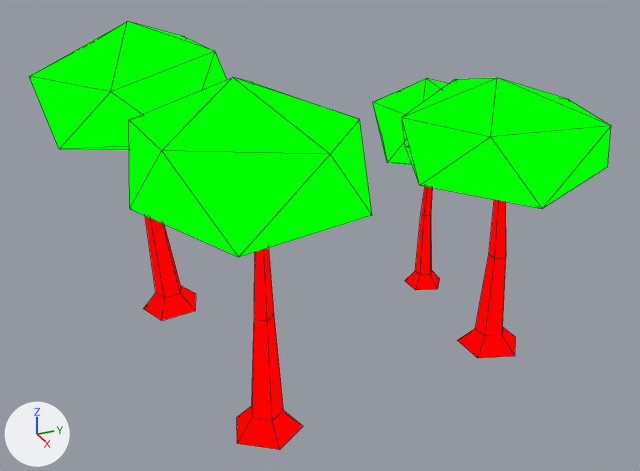
Two versions of the Blender file source/dream_gen/props/trees.blend, one commit apart.
The view is the same before and after, from a 50 mm camera at (29.6, -13.2, 20.0) aimed at (0.8, -0.2, 5.6). Lighting does not change. The marker at lower left points along +X, +Y and +Z. Mesh edges are drawn as thin lines.

Names of what the first picture shows: 'trees'.
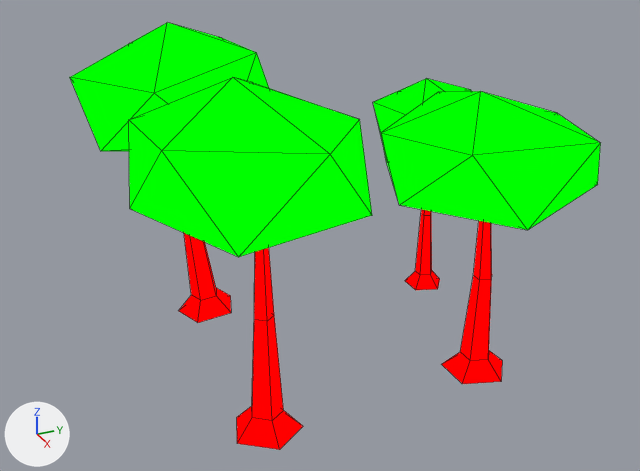
Location of each change, (x1, y1, x2, y2) in pixels of the pictures (640 x 471 px; the box of a moved part takes in the faces that stretch with it):
'trees', reshaped (9% narrower): before (29, 21, 611, 450); after (70, 22, 601, 450)
part 1 of me_trees, moved or reshaped: before (458, 200, 515, 358); after (442, 221, 502, 384)
part 2 of me_trees, moved or reshaped: before (402, 78, 611, 208); after (381, 91, 601, 230)
part 3 of me_trees, moved or reshaped: before (144, 216, 196, 320); after (179, 233, 231, 323)
part 4 of me_trees, moved or reshaped: before (29, 21, 227, 150); after (70, 22, 269, 151)

The change, as a diff of the scene's bpy script:
```diff
--- a/source/dream_gen/props/trees.blend.py
+++ b/source/dream_gen/props/trees.blend.py
@@ me_trees @@
 me_trees.from_pydata(...)  # 112 vertices, 140 faces; spans x -8.7..9.0, y -9.6..9.3, z 0.5..13.4
 # used by ob_trees; location = (0.0, 0.0, 0.0)
+# me_trees part 1: the loose piece of 16 vertices spanning x 2.6..5.1, y 4.9..7.3, z 0.8..11.2 is moved by (1.3, -1.5, 0.0)
+# me_trees part 2: the loose piece of 12 vertices spanning x 0.2..7.1, y 2.0..9.3, z 7.4..12.0 is moved by (1.3, -1.5, 0.0)
+# me_trees part 3: the loose piece of 16 vertices spanning x -6.3..-4.0, y -6.1..-3.7, z 0.5..12.3 is moved by (0.8, 1.4, 0.0)
+# me_trees part 4: the loose piece of 12 vertices spanning x -8.7..-1.7, y -9.6..-1.6, z 8.0..13.2 is moved by (0.8, 1.4, 0.0)
 me_trees.materials.append(mat_mat1)
```
